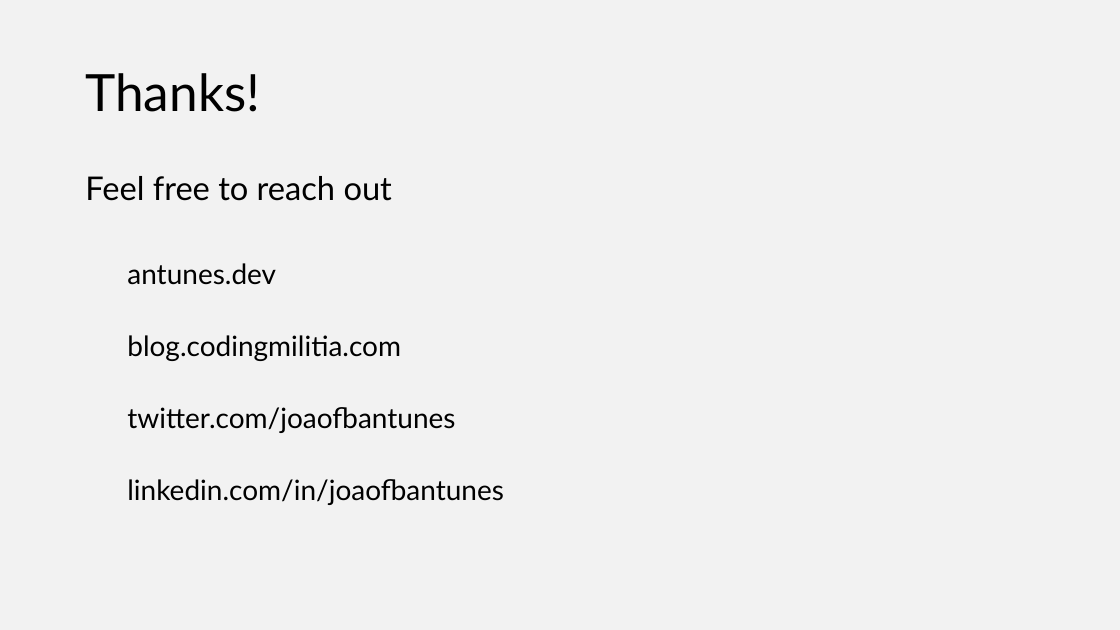
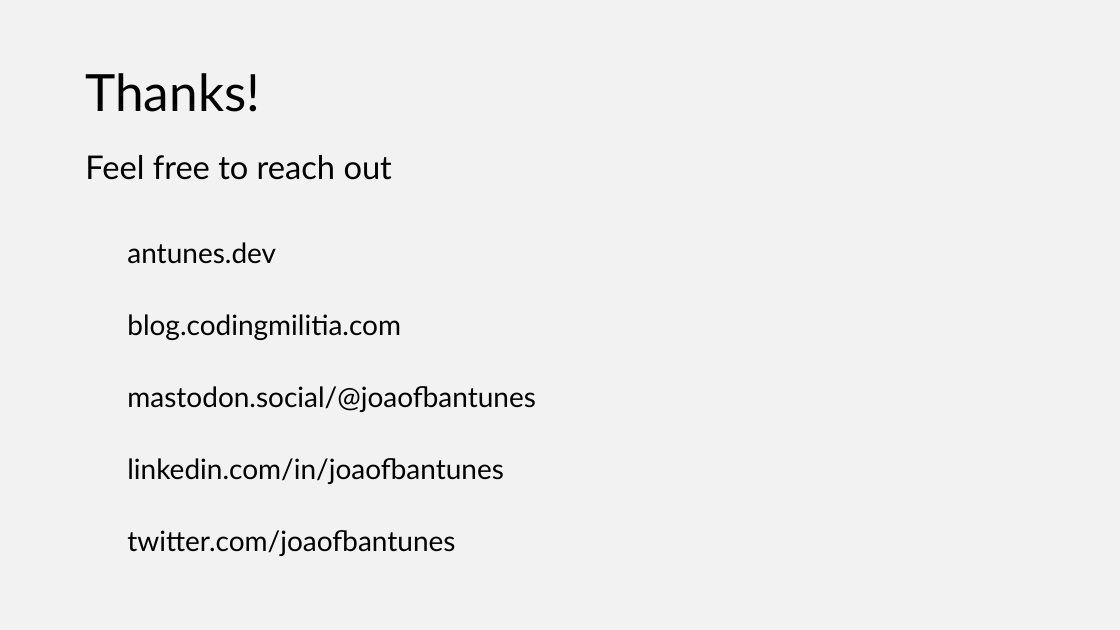
Before and after one commit to joaofbantunes/OOPsIDidItAgain, a slide deck: slide 37 of presentation/OOPsIDidItAgain.pptx (slide 36 before the commit). Drawn at 1120x630 pixels with LibreOffice and Linux fonts; fonts in the diff are those of the drawing. Boxes give left, top, right and bottom in pixels: in the first picture for what was removed or moved away, otherwise in the second. Text is boxed around its words. In the diff, an @@ line names an element or a change of style, - is before the commit and + after.

```diff
--- a/presentation/OOPsIDidItAgain.pptx
+++ b/presentation/OOPsIDidItAgain.pptx
@@ text "Feel free to reach out": place and size @@
-text "Feel free to reach out" at bbox=[85, 176, 504, 505]
+text "Feel free to reach out" at bbox=[85, 155, 536, 556]
@@ text at bbox=[127, 386, 536, 484]: paragraphs added @@
+  mastodon.social/@joaofbantunes
+  linkedin.com/in/joaofbantunes
@@ text at bbox=[127, 479, 504, 505]: paragraph removed @@
-  linkedin.com/in/joaofbantunes
```
Also in this commit, not shown: 9 other slides changed, 1 slide added, 1 other file.
